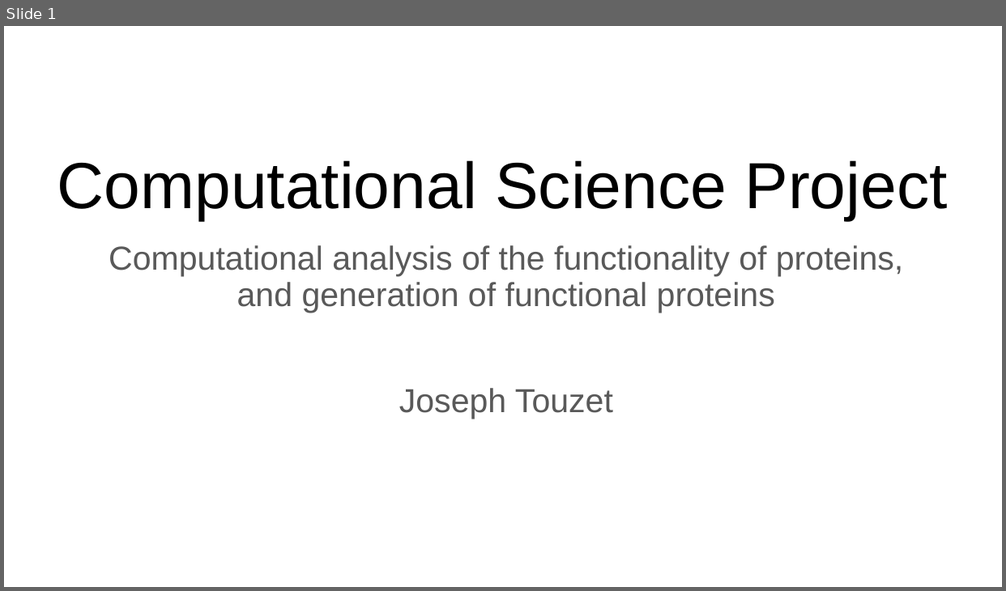
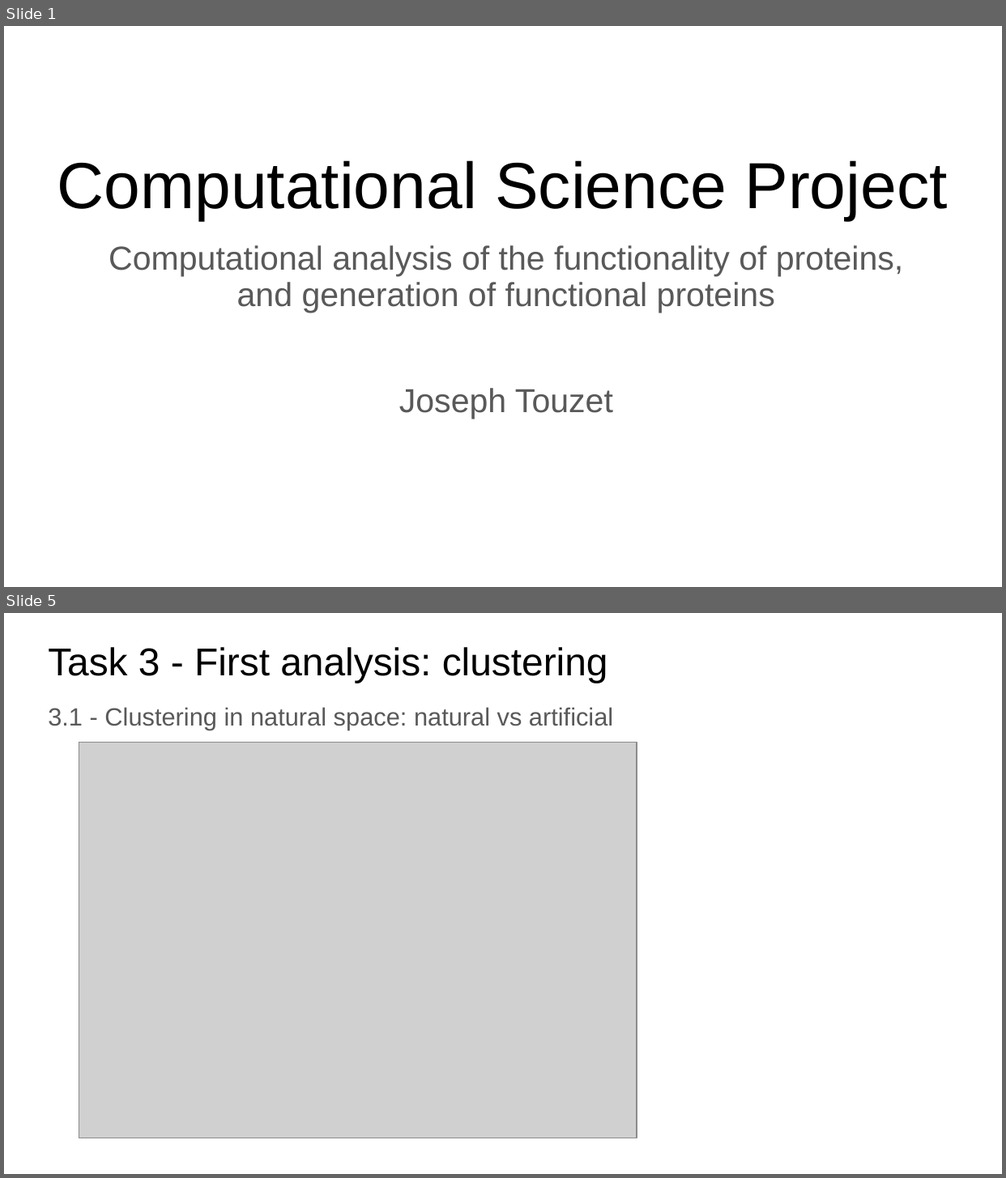
Before and after one commit to jolatechno/cours-ENS, a slide deck: cours/M2/machine_learning/PCS_CompSci_Project/Joseph_TOUZET_computational_science_project.odp. Shown one above the other, each under a label of ours: slide 1 before the commit, slides 1 and 5 after it; the slides between them are not shown. The pictures are 1006x591 and 1006x1178 pixels, drawn with LibreOffice and Linux fonts; fonts in the diff are those of the drawing; grey boxes stand for pictures. Boxes give left, top, right and bottom in pixels: in the first picture for what was removed or moved away, otherwise in the second. Text is boxed around its words. In the diff, an @@ line names an element or a change of style, - is before the commit and + after.

```diff
--- a/cours/M2/machine_learning/PCS_CompSci_Project/Joseph_TOUZET_computational_science_project.odp
+++ b/cours/M2/machine_learning/PCS_CompSci_Project/Joseph_TOUZET_computational_science_project.odp
@@ slide 5 added at (x1=4, y1=613, x2=1002, y2=1174), background #FFFFFF @@
@@ title added at (x1=48, y1=647, x2=608, y2=683), 28 pt, text #000000 @@
+Task 3 - First analysis: clustering
@@ text added at (x1=48, y1=707, x2=613, y2=730), 18 pt, text #595959 @@
+3.1 - Clustering in natural space: natural vs artificial
@@ picture added at (x1=79, y1=743, x2=637, y2=1139) @@
```
Also in this commit, not shown: 6 slides changed, 3 other slides added, 2 slides removed, 6 other files.
